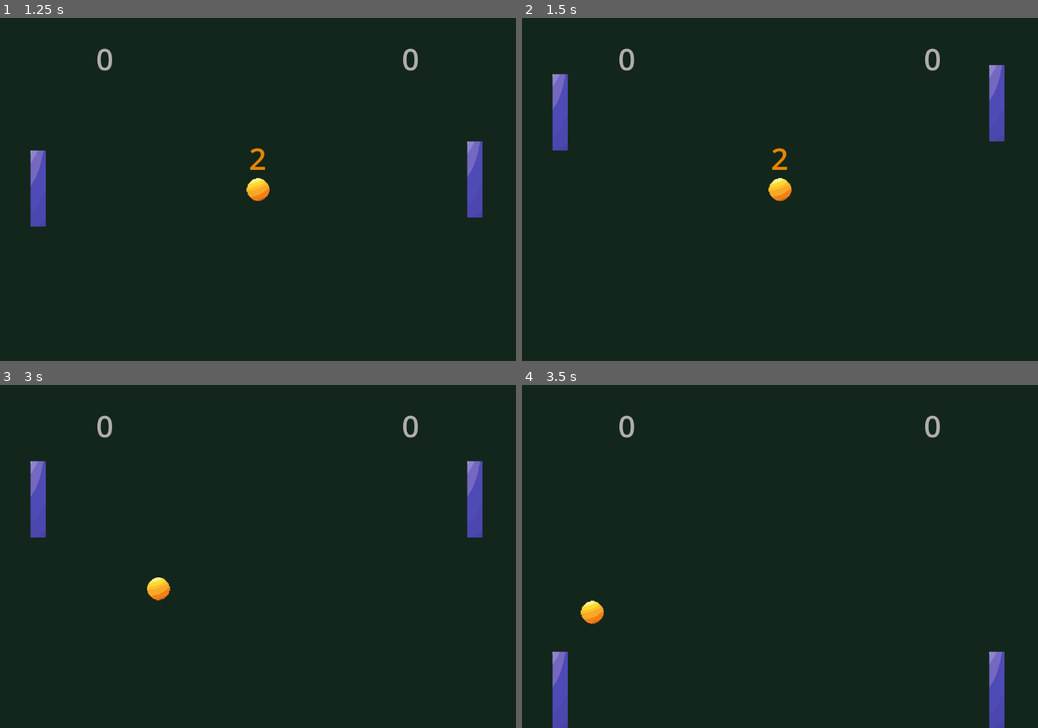
Above: before the commit, frames 1-4 (two rows, left to right).
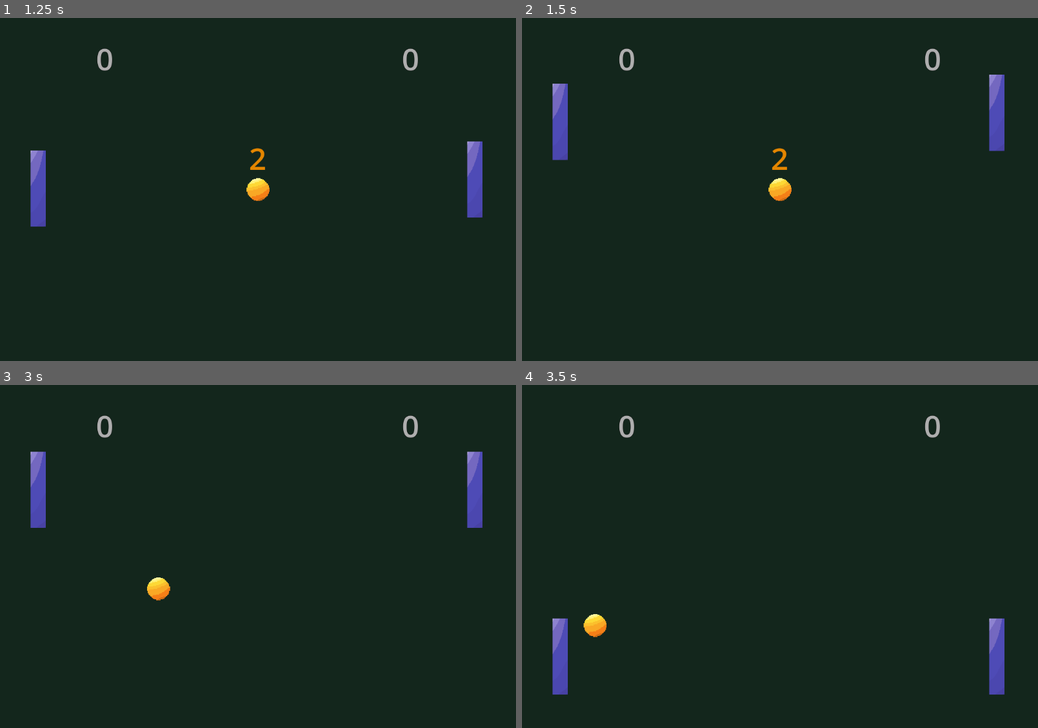
Above: after the commit, the same moments.

Repository: treegem/SweetPong
Game: Godot game, scene res://main.tscn
The game is run twice, just before and just after one commit, with the same random seed, the same clock (stepped at 60 frames per second) and the same inputs.
Inputs:
- Up to frame 1 (1.25 s): click "Play" at 0.5 s
- Up to frame 2 (1.5 s): tap Enter (ui_accept) at 1.25 s; hold Up (ui_up) from 1.28 s (still down)
- Up to frame 3 (3 s): tap Enter (ui_accept) at 1.52, 2, 2.27 s; release Up (ui_up) at 2.78 s; hold Down (ui_down) from 2.78 s (still down)
- Up to frame 4 (3.5 s): keep holding Down (ui_down)

Frame 1 is identical in both runs. In frame 2, 0.5% of the frame differs, in the area x 5-94%, y 13-42%; in frame 3, 0.5%; in frame 4, 1.9%, in the area x 5-94%, y 62-100%.

Commit message:
change ball collision

Diff:
--- a/scripts/ball.gd
+++ b/scripts/ball.gd
@@ -1,6 +1,8 @@
 extends CharacterBody2D
 
 class_name Ball
+
+# TODO add acceleration to beginning
 
 signal hit_player
 
@@ -21,8 +23,7 @@
 				emit_signal("hit_player")
 
 func adjust_direction_y_based_on_hit_area(paddle: Paddle):
-	direction.y += (position.y - paddle.position.y) / 75
-	direction = direction.normalized()
+	direction.y += (position.y - paddle.position.y) / 200
 
 func reset():
 	direction.x = [-1, 1][randi() % 2]
--- a/scripts/player_paddle.gd
+++ b/scripts/player_paddle.gd
@@ -2,7 +2,9 @@
 
 class_name PlayerPaddle
 
-const SPEED = 800.0
+# TODO make movement smoother
+
+const SPEED = 700.0
 
 
 func _physics_process(delta):
